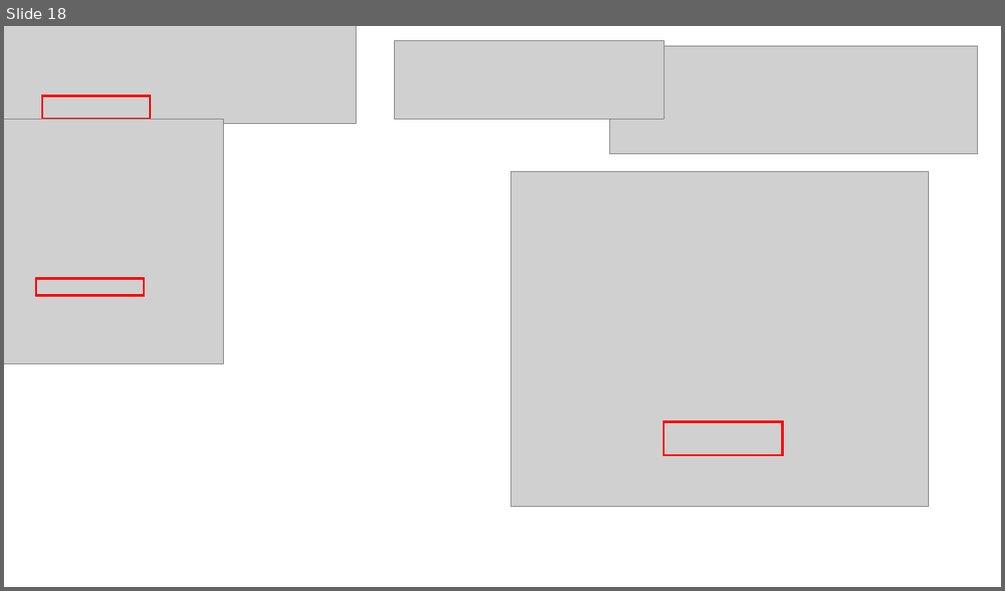
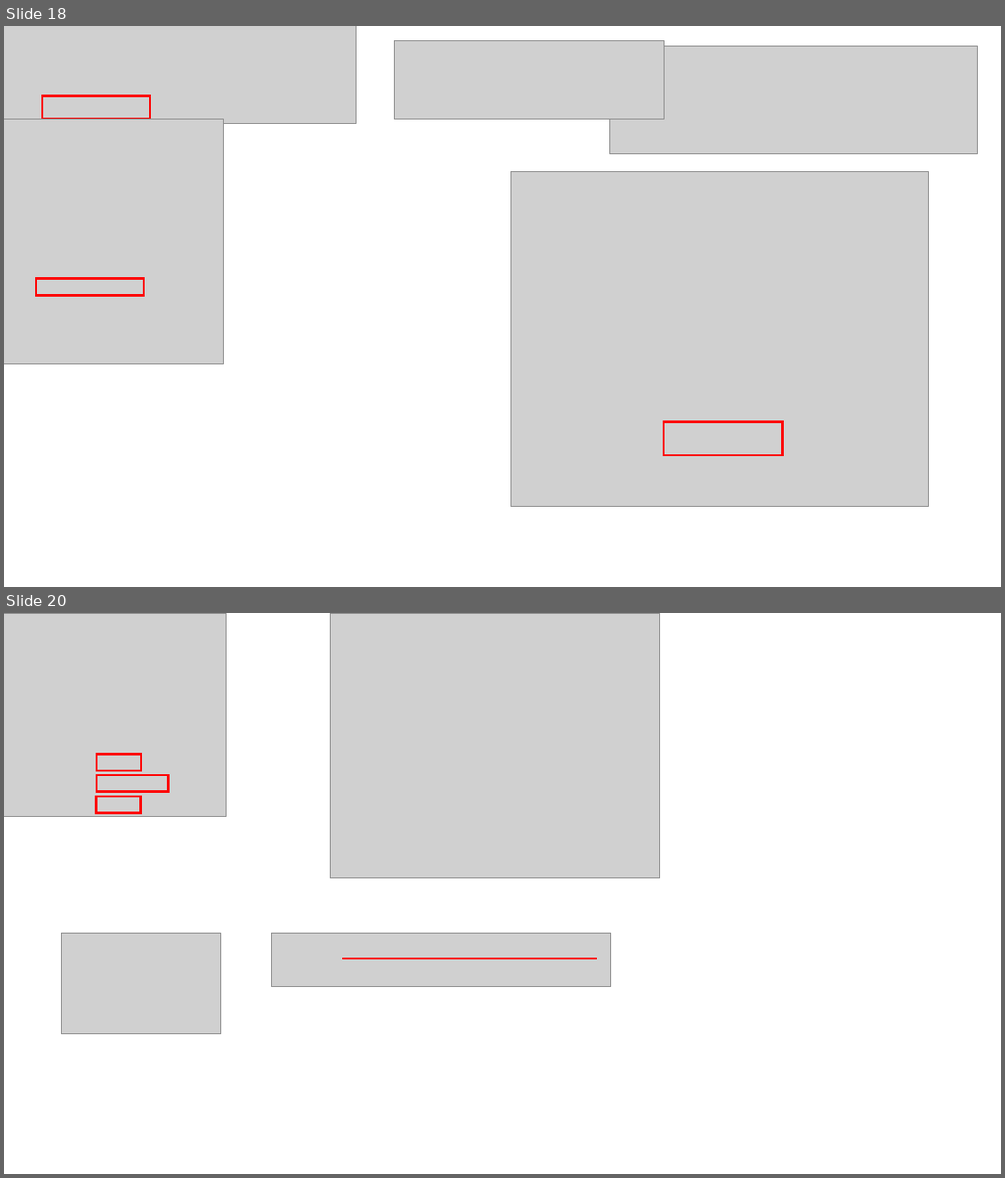
Before and after one commit to dhslrl321/TIL, a slide deck: Spring-Springboot/스프링 프레임워크 학습자료.pptx. Shown one above the other, each under a label of ours: slide 18 before the commit, slides 18 and 20 after it; the slides between them are not shown. The pictures are 1005x591 and 1005x1178 pixels, drawn with LibreOffice and Linux fonts; fonts in the diff are those of the drawing; grey boxes stand for pictures. Boxes give left, top, right and bottom in pixels: in the first picture for what was removed or moved away, otherwise in the second. Text is boxed around its words. In the diff, an @@ line names an element or a change of style, - is before the commit and + after.

```diff
--- a/Spring-Springboot/스프링 프레임워크 학습자료.pptx
+++ b/Spring-Springboot/스프링 프레임워크 학습자료.pptx
@@ slide 20 added at (4, 613, 1001, 1174), background #FFFFFF @@
@@ picture added at (4, 613, 226, 817) @@
@@ picture added at (330, 613, 659, 877) @@
@@ rectangle added at (97, 755, 142, 771), outline #FF0000 2.25 pt @@
@@ rectangle added at (97, 775, 169, 792), outline #FF0000 2.25 pt @@
@@ rectangle added at (97, 796, 142, 812), outline #FF0000 2.25 pt @@
@@ picture added at (62, 933, 221, 1033) @@
@@ picture added at (271, 933, 610, 986) @@
@@ line added from (342, 958) to (597, 958), #FF0000 2.25 pt @@
```
Also in this commit, not shown: 2 other slides added, 3 slides removed, 9 other files.
